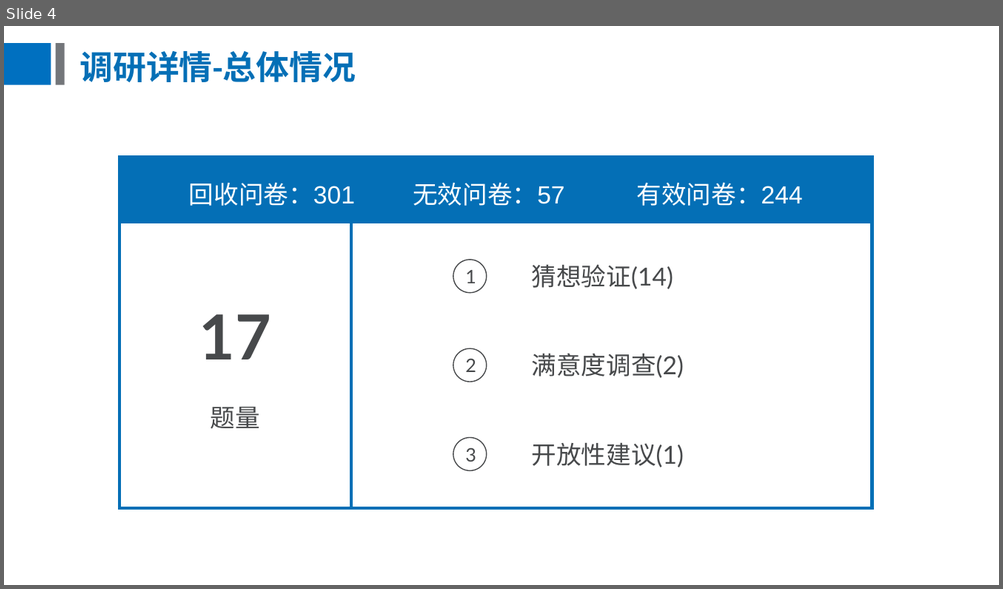
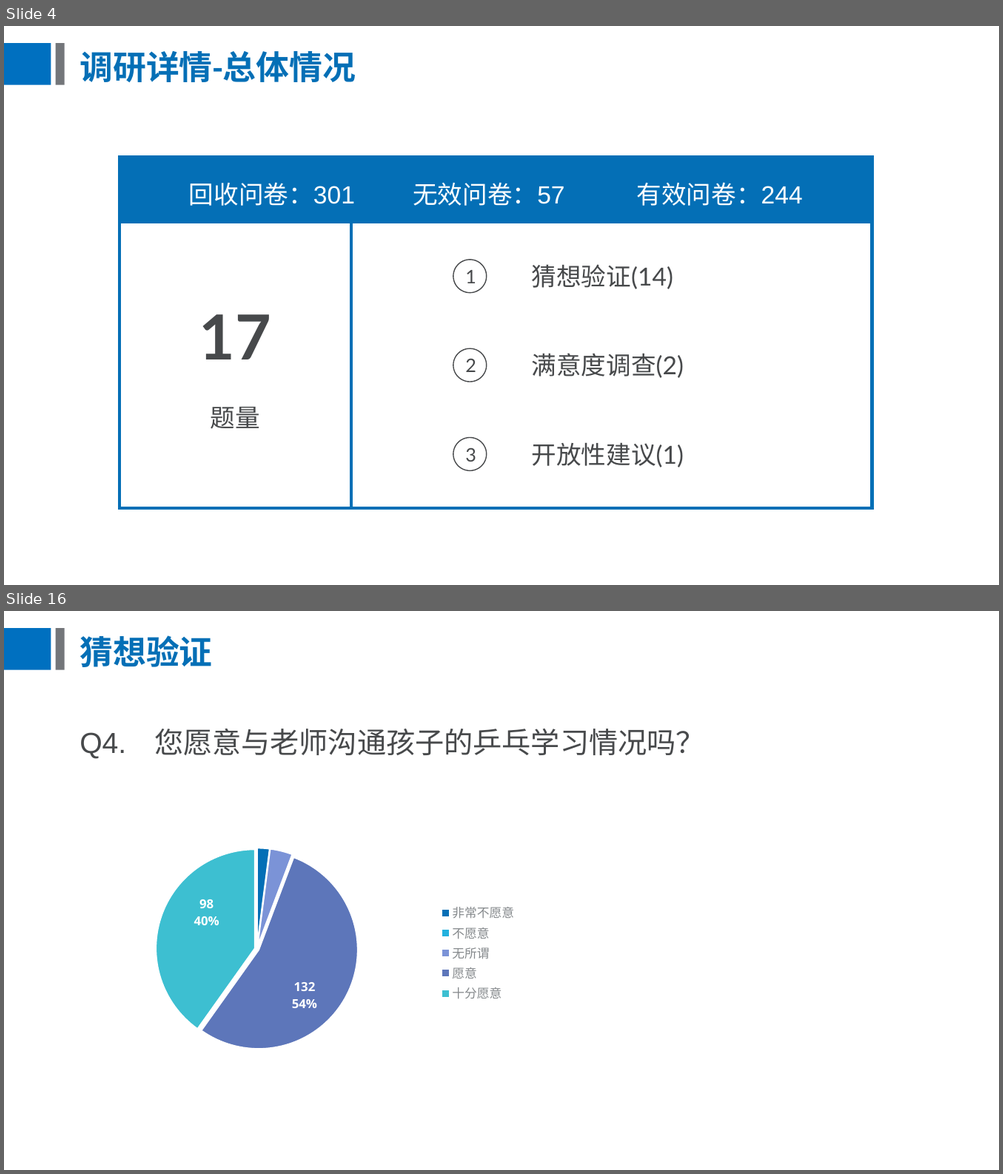
Before and after one commit to BursonHandsom/trainBusiness-ydl, a slide deck: 校园课问卷调研.pptx. Shown one above the other, each under a label of ours: slide 4 before the commit, slides 4 and 16 after it; the slides between them are not shown. The pictures are 1003x589 and 1003x1174 pixels, drawn with LibreOffice and Linux fonts; fonts in the diff are those of the drawing. Boxes give left, top, right and bottom in pixels: in the first picture for what was removed or moved away, otherwise in the second. Text is boxed around its words. In the diff, an @@ line names an element or a change of style, - is before the commit and + after.

```diff
--- a/校园课问卷调研.pptx
+++ b/校园课问卷调研.pptx
@@ slide 16 added at bbox=[4, 611, 999, 1170], background #FFFFFF; not listed: 2 template elements that a slide beside it also shows @@
@@ title added at bbox=[79, 635, 212, 667], 32 pt, text #046FB6, bold @@
+猜想验证
@@ text added at bbox=[79, 729, 705, 759], 28 pt, text #47494B @@
+Q4. 您愿意与老师沟通孩子的乒乓学习情况吗？
@@ pie chart added at bbox=[73, 836, 525, 1071] @@
+categories: 非常不愿意, 不愿意, 无所谓, 愿意, 十分愿意
+Series 1: 5, 0, 9, 132, 98
```
Also in this commit, not shown: 1 slide changed, 23 other slides added, 14 slides removed, 1 other file.
